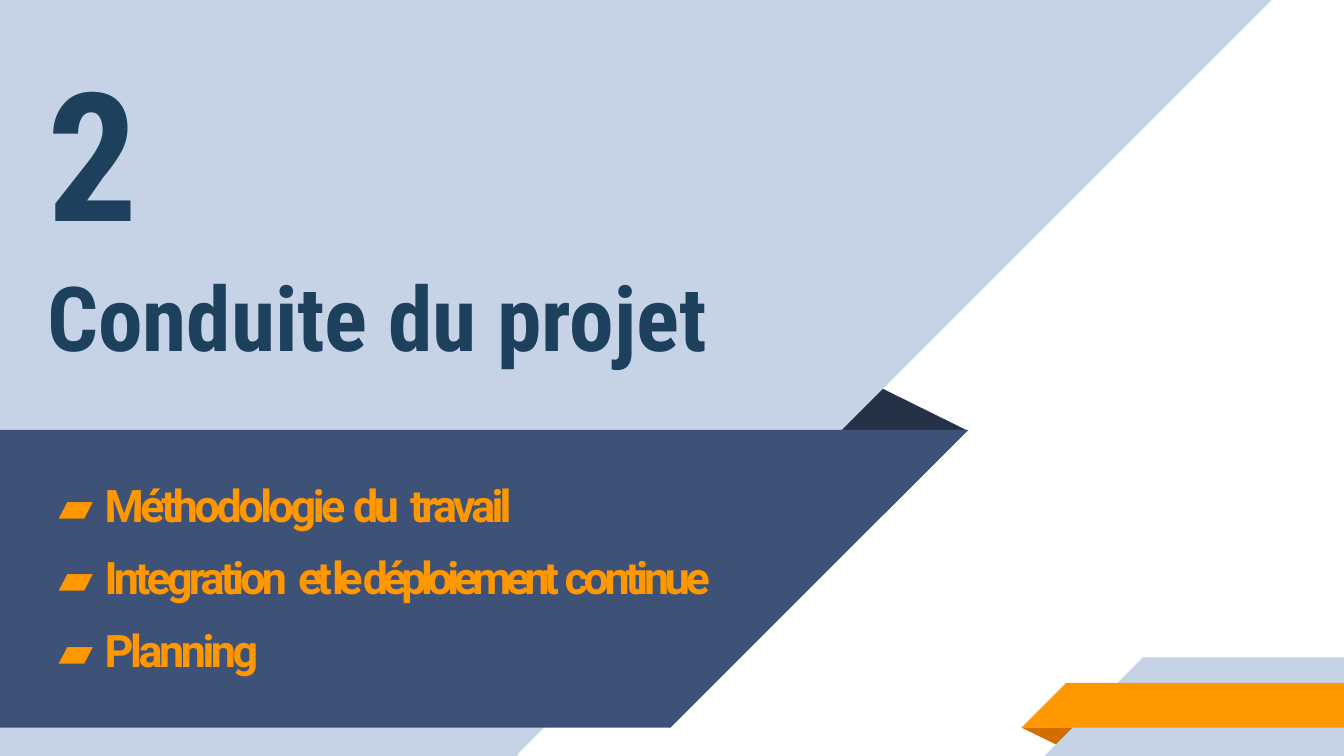
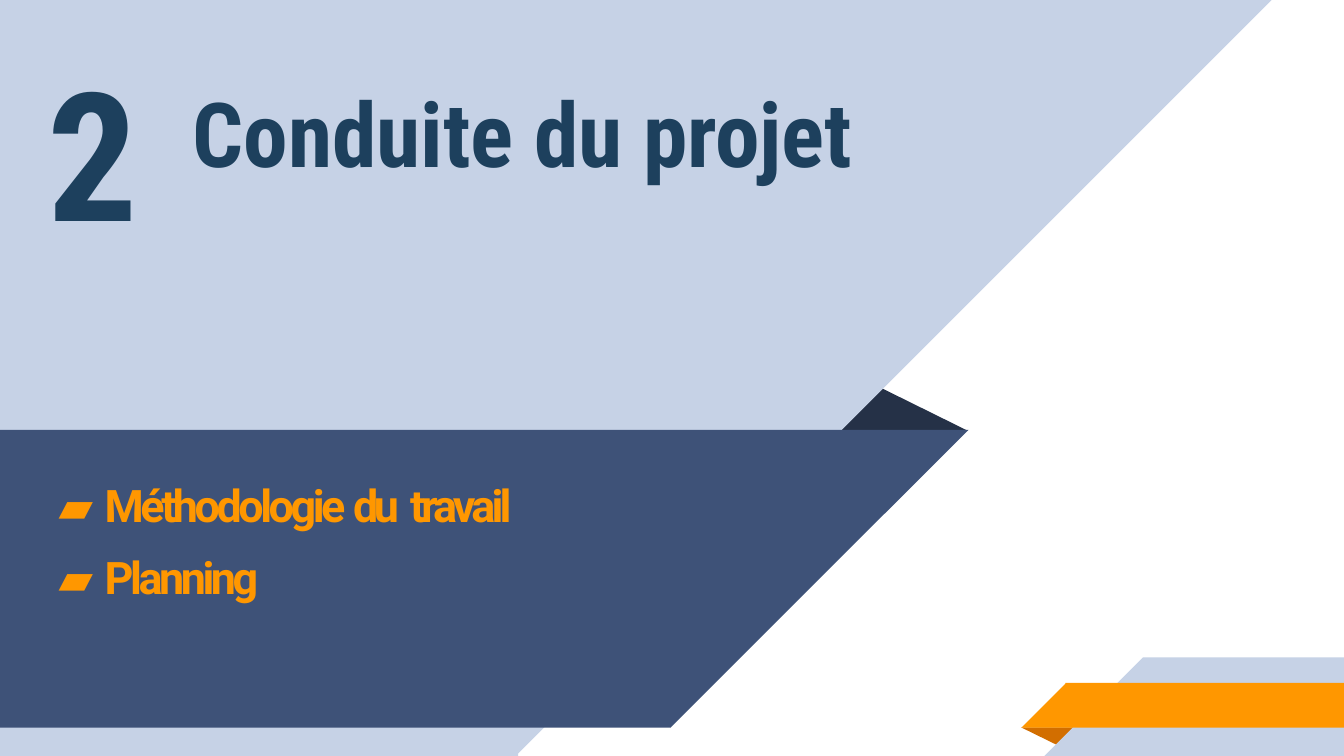
Before and after one commit to hosnidotech123/dashboard_pfe, a slide deck: slide 11 of stage pfe.pptx (slide 13 before the commit). Drawn at 1344x756 pixels with LibreOffice and Linux fonts; fonts in the diff are those of the drawing. Boxes give left, top, right and bottom in pixels: in the first picture for what was removed or moved away, otherwise in the second. Text is boxed around its words. In the diff, an @@ line names an element or a change of style, - is before the commit and + after.

```diff
--- a/stage pfe.pptx
+++ b/stage pfe.pptx
@@ text "Conduite du projet": place and size @@
-text "Conduite du projet" at bbox=[47, 284, 707, 370]
+text "Conduite du projet" at bbox=[193, 100, 852, 186]
@@ text at bbox=[105, 560, 710, 604]: paragraph removed @@
-▰ Integration et le déploiement continue
```
Also in this commit, not shown: 18 other slides changed, 7 slides added, 11 slides removed, 4 other files.
